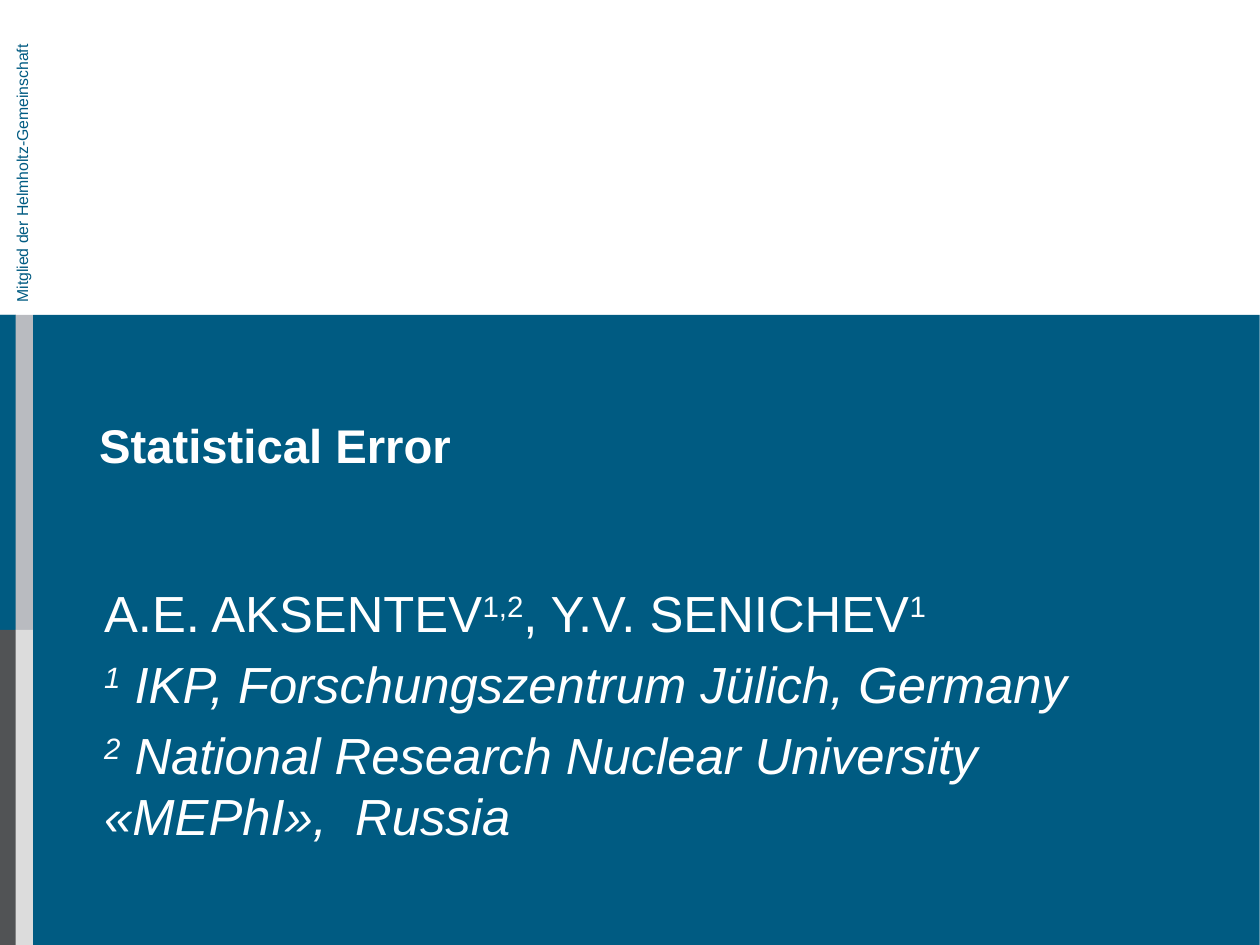
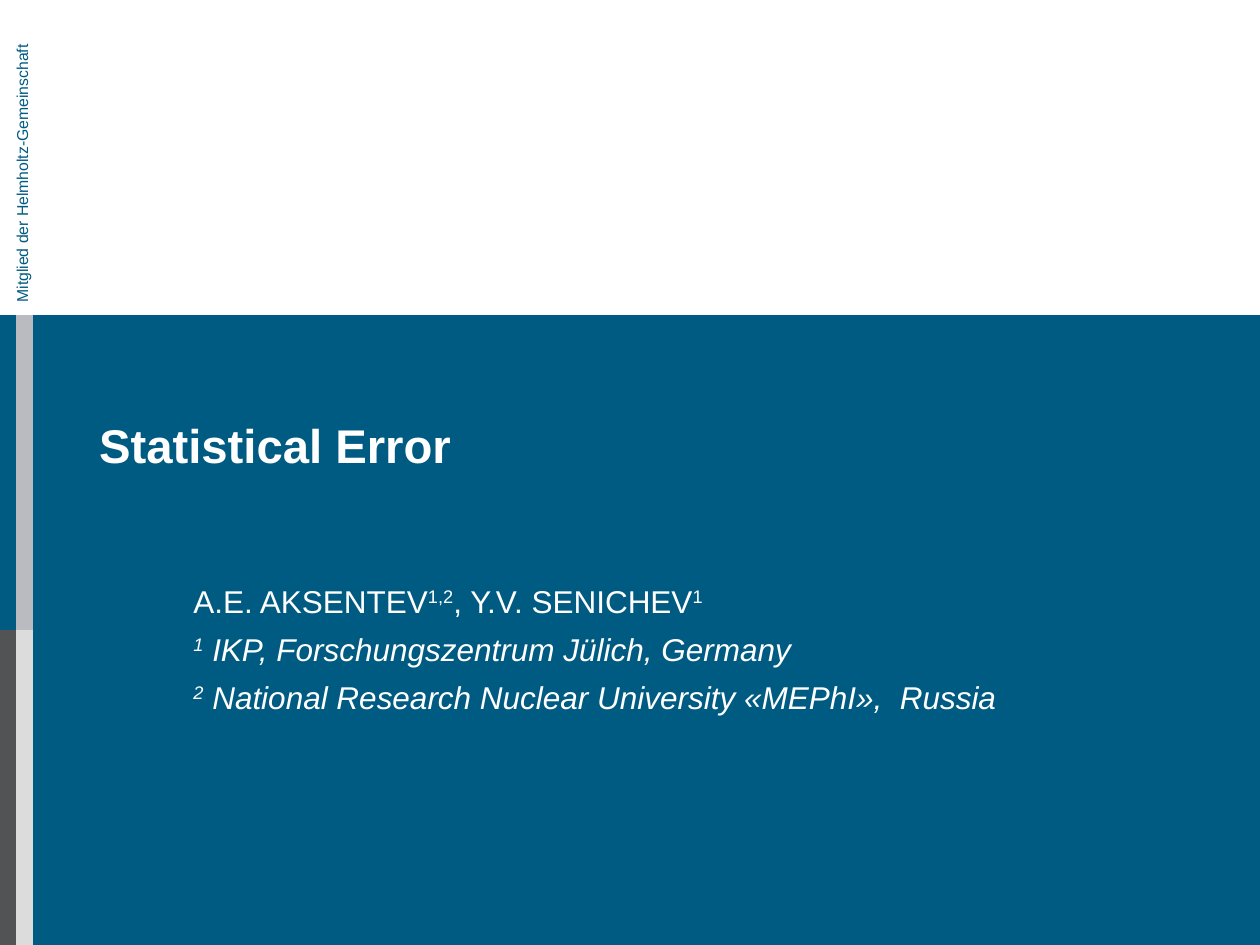
Before and after one commit to AlexAksentyev/EDM, a slide deck: slide 1 of Reports/CM/CM_proto.ppt. Drawn at 1260x945 pixels with LibreOffice and Linux fonts; fonts in the diff are those of the drawing; background and template pictures are left out. Boxes give left, top, right and bottom in pixels: in the first picture for what was removed or moved away, otherwise in the second. Text is boxed around its words. In the diff, an @@ line names an element or a change of style, - is before the commit and + after.

```diff
--- a/Reports/CM/CM_proto.ppt
+++ b/Reports/CM/CM_proto.ppt
@@ rectangle removed at <box>0,315,1260,945</box> @@
@@ freeform shape added at <box>0,315,1260,945</box>, fill #005B82 @@
@@ subtitle "A.E. AKSENTEV1,2, Y.V. SENICHEV1": place and size @@
-subtitle "A.E. AKSENTEV1,2, Y.V. SENICHEV1" at <box>104,596,1067,842</box>
+subtitle "A.E. AKSENTEV1,2, Y.V. SENICHEV1" at <box>193,590,996,715</box>
@@ subtitle "A.E. AKSENTEV1,2, Y.V. SENICHEV1" at <box>193,590,996,715</box>: size 29 to 18 pt @@
```
Also in this commit, not shown: 8 other slides changed.
